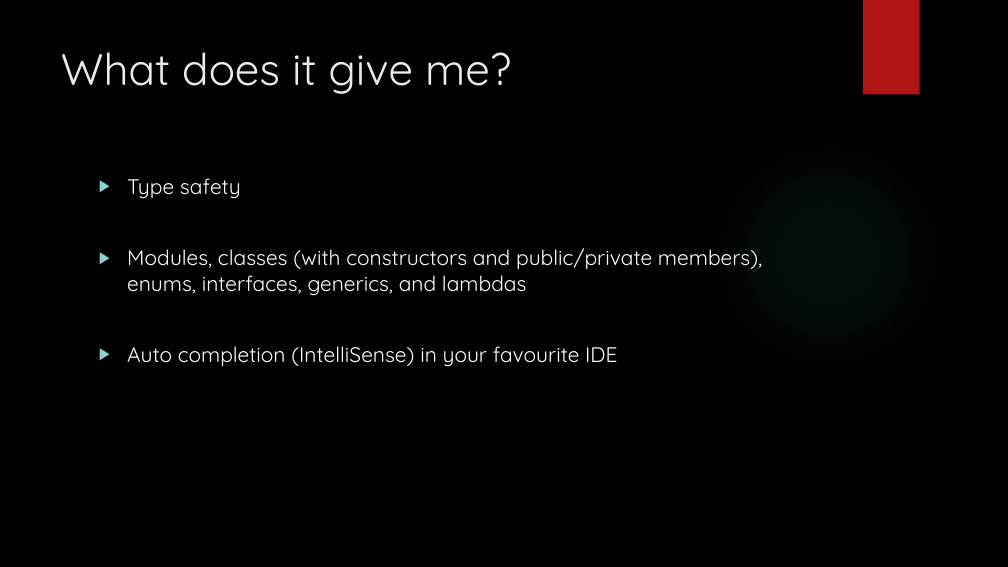
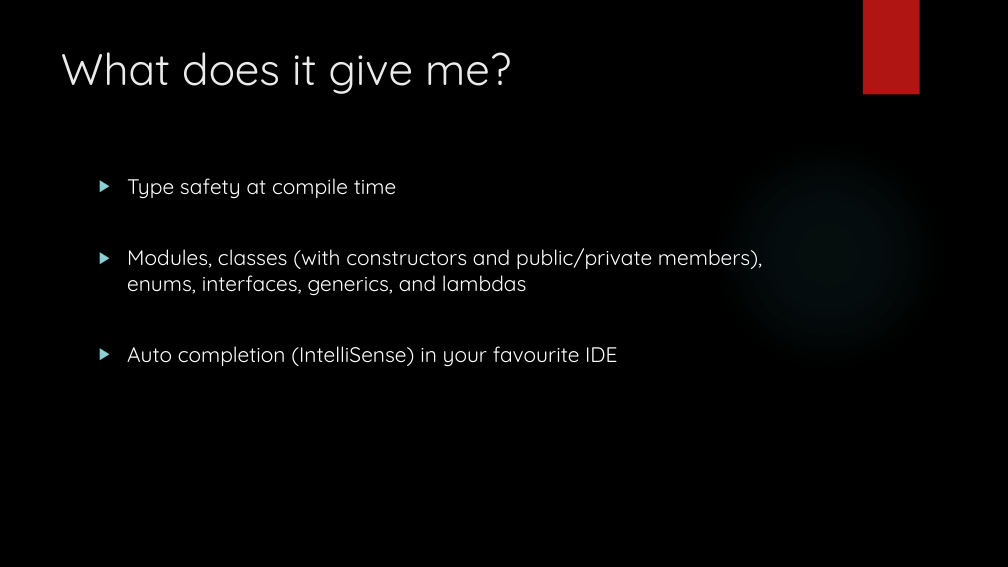
Before and after one commit to bouvet-openlab/typescript-angular-workshop, a slide deck: slide 3 of TypeScript.pptx. Drawn at 1008x567 pixels with LibreOffice and Linux fonts; fonts in the diff are those of the drawing; background and template pictures are left out. Boxes give left, top, right and bottom in pixels: in the first picture for what was removed or moved away, otherwise in the second. Text is boxed around its words. In the diff, an @@ line names an element or a change of style, - is before the commit and + after.

```diff
--- a/TypeScript.pptx
+++ b/TypeScript.pptx
@@ text at <box>127,178,396,198</box>: text changed @@
-▶ Type safety
+▶ Type safety at compile time
```
Also in this commit, not shown: 4 other slides changed, 2 slides added.
